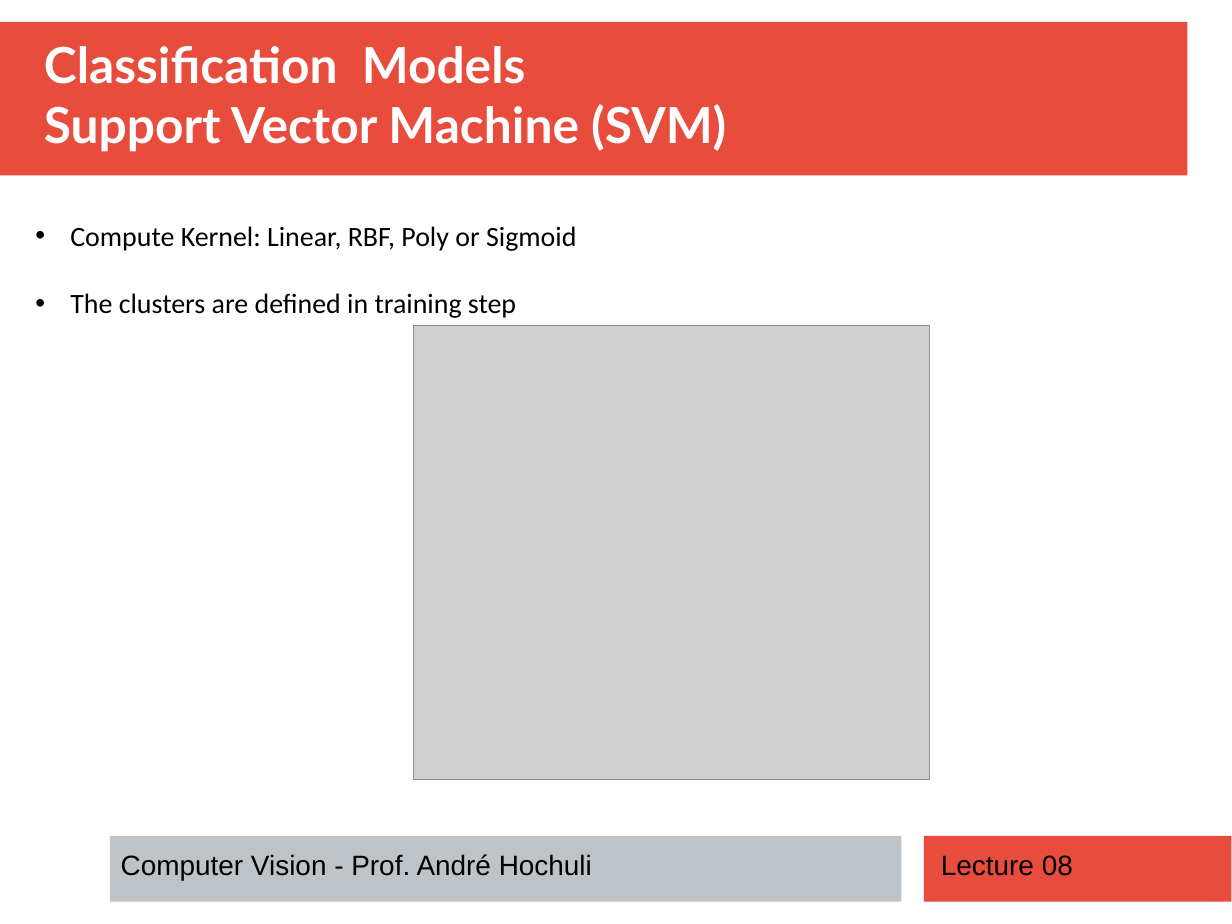
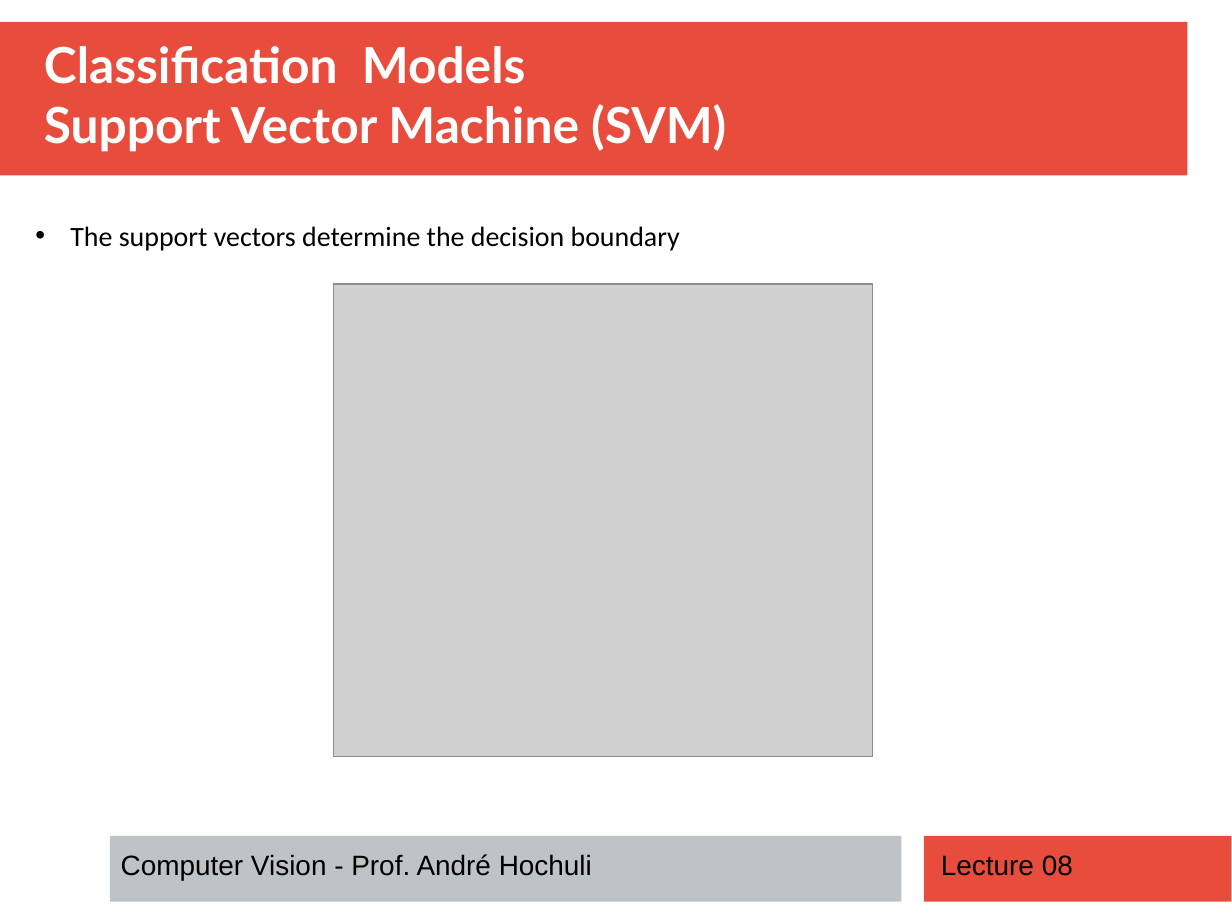
Before and after one commit to andrehochuli/teaching, a slide deck: slide 17 of ComputerVision/Lecture 08 - Classification/Lecture 08 - Classification.pptx. Drawn at 1232x924 pixels with LibreOffice and Linux fonts; fonts in the diff are those of the drawing; grey boxes stand for pictures. Boxes give left, top, right and bottom in pixels: in the first picture for what was removed or moved away, otherwise in the second. Text is boxed around its words. In the diff, an @@ line names an element or a change of style, - is before the commit and + after.

Commit message:
Updating Lecture 08

```diff
--- a/ComputerVision/Lecture 08 - Classification/Lecture 08 - Classification.pptx
+++ b/ComputerVision/Lecture 08 - Classification/Lecture 08 - Classification.pptx
@@ text at (70,226,680,251): text changed @@
-• Compute Kernel: Linear, RBF, Poly or Sigmoid
-• The clusters are defined in training step
+• The support vectors determine the decision boundary
@@ picture: place and size @@
-picture at (414,326,930,780)
+picture at (334,284,873,757)
```
Also in this commit, not shown: 8 other slides changed, 3 slides added, 1 other file.
